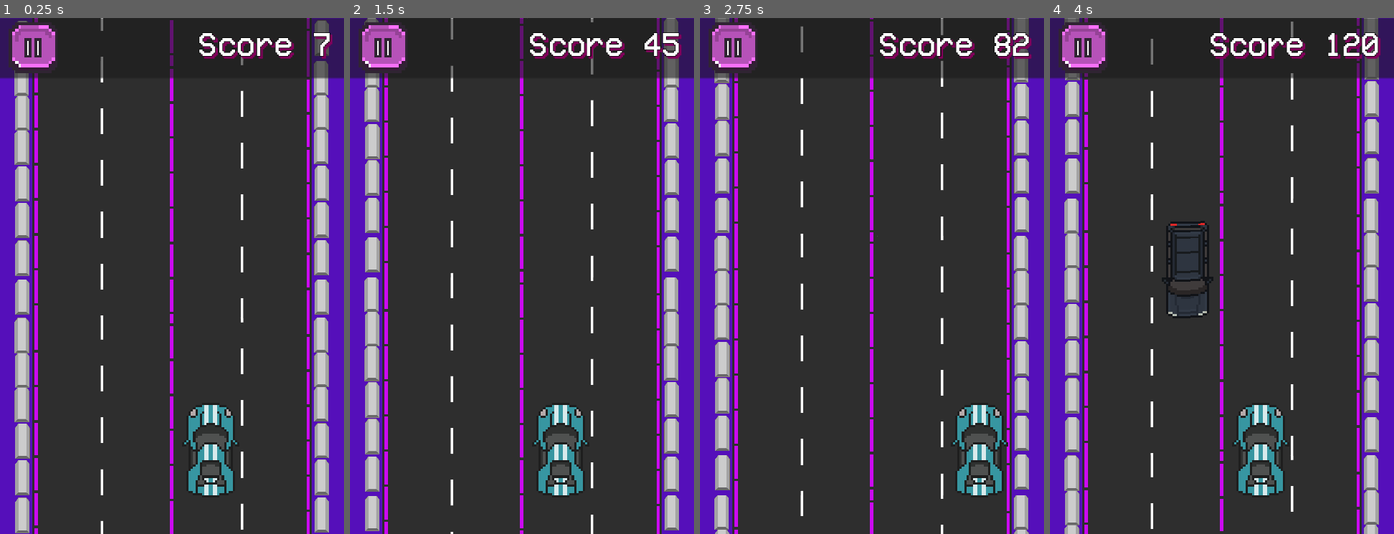
Above: before the commit, frames 1-4 (left to right).
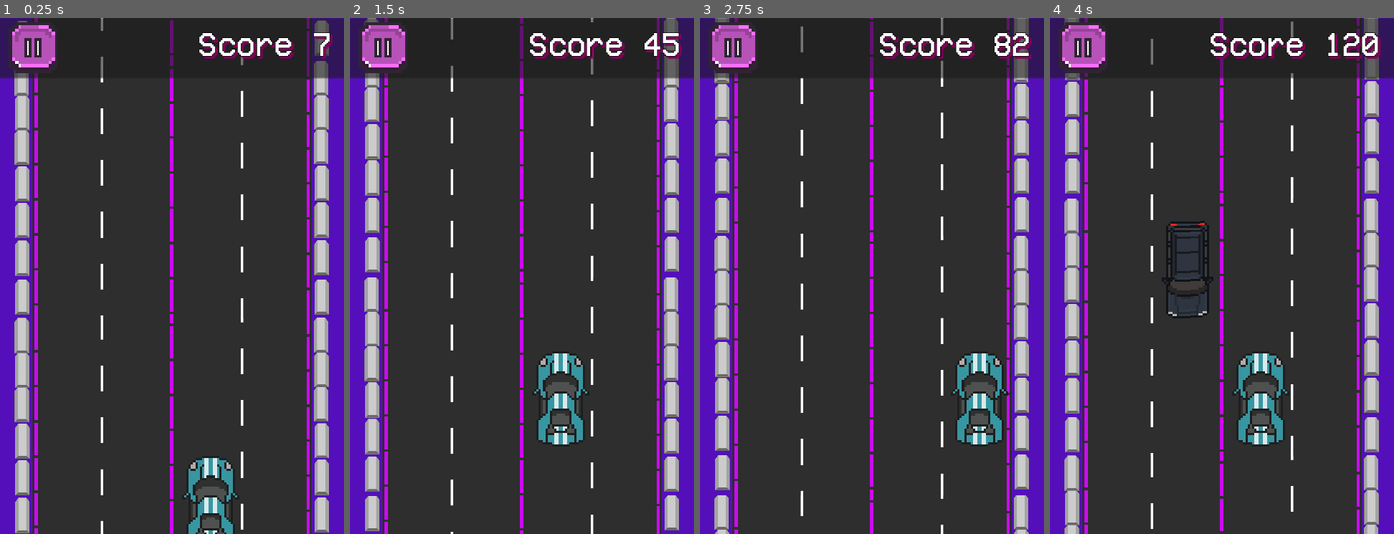
Above: after the commit, the same moments.

Repository: Maxsonin/Race-Game-for-Hackathon
Game: Godot game, scene res://scene/main/main.tscn
Same seed, same stepped clock (60 frames per second), same inputs: the game is played once before the commit and once after it. This scene is started directly instead of the project's main scene.
Inputs:
- Up to frame 1 (0.25 s): no input
- Up to frame 2 (1.5 s): hold D (MoveRight) 0.53-1.28 s; hold A (MoveLeft) from 1.28 s (still down)
- Up to frame 3 (2.75 s): release A (MoveLeft) at 2.03 s; hold D (MoveRight) from 2.03 s (still down)
- Up to frame 4 (4 s): release D (MoveRight) at 3.53 s; hold A (MoveLeft) from 3.53 s (still down)

The runs differ from the first frame. In frame 1, 2.0% of the frame differs, in the area x 53-69%, y 75-100%; in frame 2, 2.2%; in frame 3, 2.2%, in the area x 73-90%, y 65-93%; in frame 4, 2.2%.

Commit message:
updated anim + sounds

Diff:
--- a/scene/garage/garage.tscn
+++ b/scene/garage/garage.tscn
@@ -9,9 +9,12 @@
 [ext_resource type="PackedScene" uid="uid://c6omje6eu138a" path="res://scene/transition/scene_trasition.tscn" id="6_mmdbj"]
 [ext_resource type="FontFile" uid="uid://chflfac1g7d6v" path="res://fonts/VCR_OSD_MONO_1.001.ttf" id="8_66reg"]
 [ext_resource type="AudioStream" uid="uid://colb6g5e20d58" path="res://music/garageMusic.mp3" id="9_nmxfb"]
+[ext_resource type="AudioStream" uid="uid://cufm870swg5q6" path="res://sounds/goSound.mp3" id="10_pum78"]
 
 [sub_resource type="GDScript" id="GDScript_cy1gq"]
 script/source = "extends Control
+
+@onready var go_sounds = %goSounds
 
 @onready var animation_player = %AnimationPlayer
 
@@ -30,24 +33,28 @@
 	Global.car_img = load(\"res://imgs/cars/blueCar.png\")
 	sound_in_out_controller.play(\"out\")
 	animation_player.play(\"blueChoosen\")
+	go_sounds.play()
 	scene_trasition.transition()
 
 func _on_aqua_car_tsb_pressed():
 	Global.car_img = load(\"res://imgs/cars/aquaCar.png\")
 	sound_in_out_controller.play(\"out\")
 	animation_player.play(\"aquaChoosen\")
+	go_sounds.play()
 	scene_trasition.transition()
 
 func _on_red_car_tsb_pressed():
 	Global.car_img = load(\"res://imgs/cars/redCar.png\")
 	sound_in_out_controller.play(\"out\")
 	animation_player.play(\"redChoosen\")
+	go_sounds.play()
 	scene_trasition.transition()
 
 func _on_white_car_tsb_pressed():
 	Global.car_img = load(\"res://imgs/cars/whiteCar.png\")
 	sound_in_out_controller.play(\"out\")
 	animation_player.play(\"whiteChoosen\")
+	go_sounds.play()
 	scene_trasition.transition()
 
 "
@@ -299,6 +306,12 @@
 "": SubResource("AnimationLibrary_rdh5m")
 }
 
+[node name="goSounds" type="AudioStreamPlayer2D" parent="."]
+unique_name_in_owner = true
+stream = ExtResource("10_pum78")
+volume_db = 7.0
+pitch_scale = 1.5
+
 [connection signal="pressed" from="Control/blueCarTSB" to="Control" method="_on_blue_car_tsb_pressed"]
 [connection signal="pressed" from="Control/aquaCarTSB" to="Control" method="_on_aqua_car_tsb_pressed"]
 [connection signal="pressed" from="Control/redCarTSB" to="Control" method="_on_red_car_tsb_pressed"]
--- a/scene/main/main.gd
+++ b/scene/main/main.gd
@@ -1,4 +1,8 @@
 extends Node
+
+@onready var to_right_tsb = %ToRightTSB
+@onready var to_left_tsb = %ToLeftTSB
+
 
 @onready var sound_in_out_controller = %soundInOutController
 @onready var constant_engine_sound = %constantEngineSound
@@ -17,9 +21,11 @@
 var targetPositions := [32, 64, 96, 128]
 var pos = 1
 
-
 func _ready():
 	Global.night = false
+	await get_tree().create_timer(1.5).timeout
+	to_right_tsb.visible = true
+	to_left_tsb.visible = true
 
 func _process(delta):
 	if (int(Global.point)%1400>400 and int(Global.point)%1400<600):
--- a/scene/main/main.tscn
+++ b/scene/main/main.tscn
@@ -59,9 +59,26 @@
 "values": [0.0, 0.261799, 0.0]
 }
 
+[sub_resource type="Animation" id="Animation_bpoms"]
+resource_name = "start"
+length = 3.0
+tracks/0/type = "value"
+tracks/0/imported = false
+tracks/0/enabled = true
+tracks/0/path = NodePath("Car:position")
+tracks/0/interp = 1
+tracks/0/loop_wrap = true
+tracks/0/keys = {
+"times": PackedFloat32Array(0, 1.3, 1.6, 3),
+"transitions": PackedFloat32Array(1, 1, 1, 1),
+"update": 0,
+"values": [Vector2(96, 265), Vector2(96, 160), Vector2(96, 160), Vector2(96, 200)]
+}
+
 [sub_resource type="AnimationLibrary" id="AnimationLibrary_fmmig"]
 _data = {
 "RESET": SubResource("Animation_5ifg0"),
+"start": SubResource("Animation_bpoms"),
 "turn_left": SubResource("Animation_sisl5"),
 "turn_right": SubResource("Animation_jlq0i")
 }
@@ -106,13 +123,14 @@
 [node name="Car" parent="." instance=ExtResource("1_4gxa1")]
 unique_name_in_owner = true
 z_as_relative = false
-position = Vector2(96, 200)
+position = Vector2(96, 265)
 
 [node name="turnAnim" type="AnimationPlayer" parent="."]
 unique_name_in_owner = true
 libraries = {
 "": SubResource("AnimationLibrary_fmmig")
 }
+autoplay = "start"
 speed_scale = 2.0
 
 [node name="Road" parent="." instance=ExtResource("2_i6rvc")]
@@ -128,20 +146,26 @@
 size_flags_horizontal = 4
 
 [node name="ToRightTSB" type="TouchScreenButton" parent="TSBControls"]
+unique_name_in_owner = true
+visible = false
 position = Vector2(120, 120)
 scale = Vector2(4, 12)
 shape = SubResource("RectangleShape2D_hqm6q")
 action = "MoveRight"
 
 [node name="ToLeftTSB" type="TouchScreenButton" parent="TSBControls"]
+unique_name_in_owner = true
+visible = false
 position = Vector2(40, 120)
 scale = Vector2(4, 12)
 shape = SubResource("RectangleShape2D_hqm6q")
 action = "MoveLeft"
 
 [node name="ObstaclesGenerator" parent="." instance=ExtResource("6_s2b05")]
+visible = false
 
 [node name="SceneTrasition" parent="." instance=ExtResource("9_itvyu")]
+visible = false
 
 [node name="constantEngineSound" type="AudioStreamPlayer2D" parent="."]
 unique_name_in_owner = true
@@ -151,7 +175,7 @@
 
 [node name="mainMusic" type="AudioStreamPlayer2D" parent="."]
 stream = ExtResource("9_a6ld3")
-volume_db = -80.0
+volume_db = -15.0
 autoplay = true
 
 [node name="UI" type="Node" parent="."]
@@ -195,6 +219,7 @@
 visible = false
 
 [node name="night" type="Panel" parent="."]
+visible = false
 modulate = Color(1, 1, 1, 0)
 z_index = 5
 offset_left = -2.0
Not shown: 1 places in scene/garage/garage.tscn that only renumber resources
Not shown: 1 places in scene/main/main.tscn that only renumber resources
Not shown, added: sounds/goSound.mp3.import
Not shown, changed: RaceGameHackathon.apk
Not shown, changed: RaceGameHackathon.apk.idsig
Not shown, added: sounds/goSound.mp3
